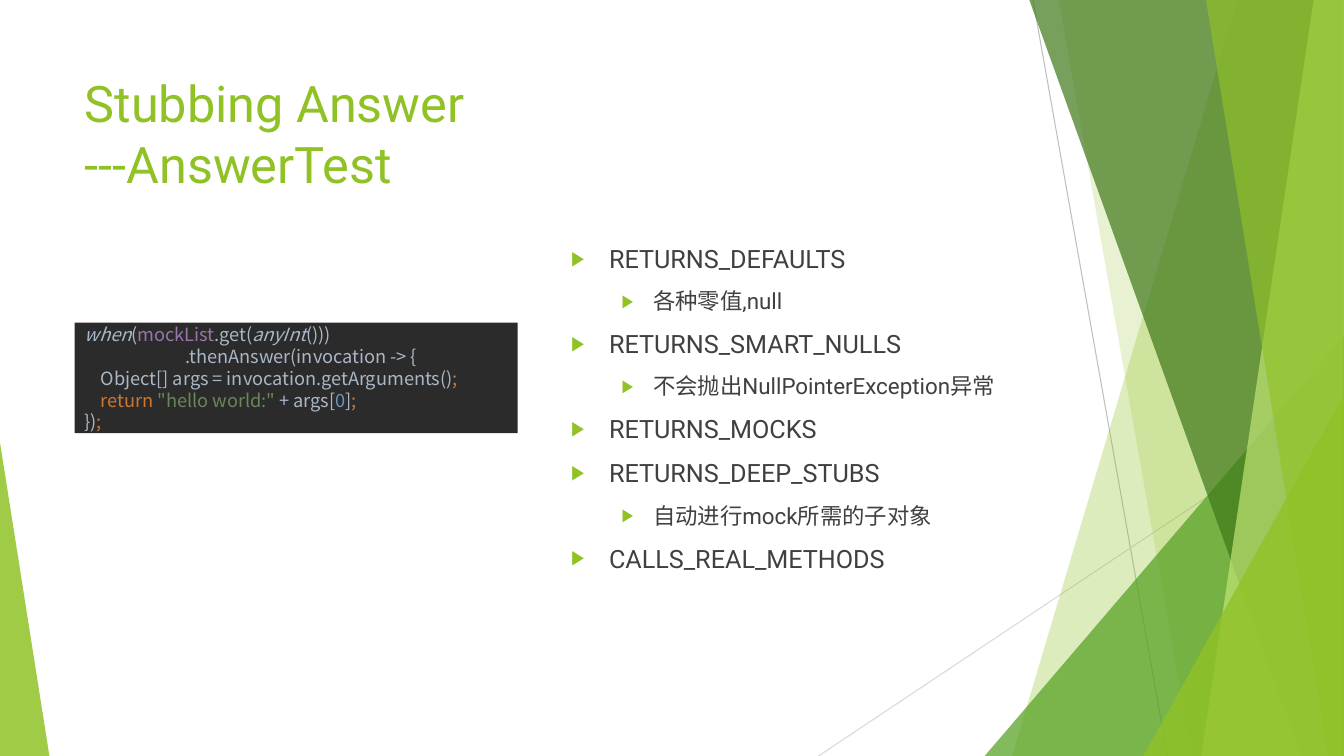
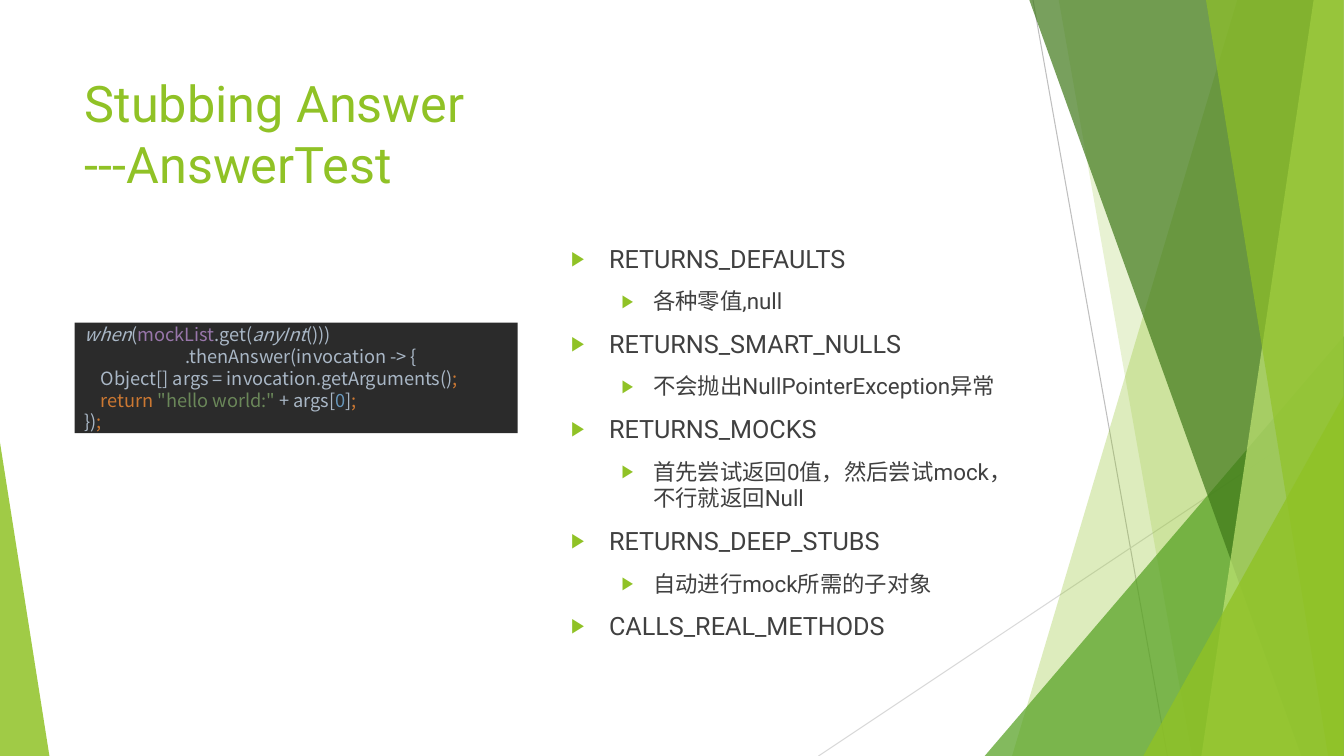
Before and after one commit to dxb350352/tddtest, a slide deck: slide 11 of mockito入门.pptx. Drawn at 1344x756 pixels with LibreOffice and Linux fonts; fonts in the diff are those of the drawing. Boxes give left, top, right and bottom in pixels: in the first picture for what was removed or moved away, otherwise in the second. Text is boxed around its words. In the diff, an @@ line names an element or a change of style, - is before the commit and + after.

```diff
--- a/mockito入门.pptx
+++ b/mockito入门.pptx
@@ text at [653, 461, 1011, 508]: paragraph added @@
+  ▶ 首先尝试返回0值，然后尝试mock，不行就返回Null
```
Also in this commit, not shown: 1 other slide changed.
